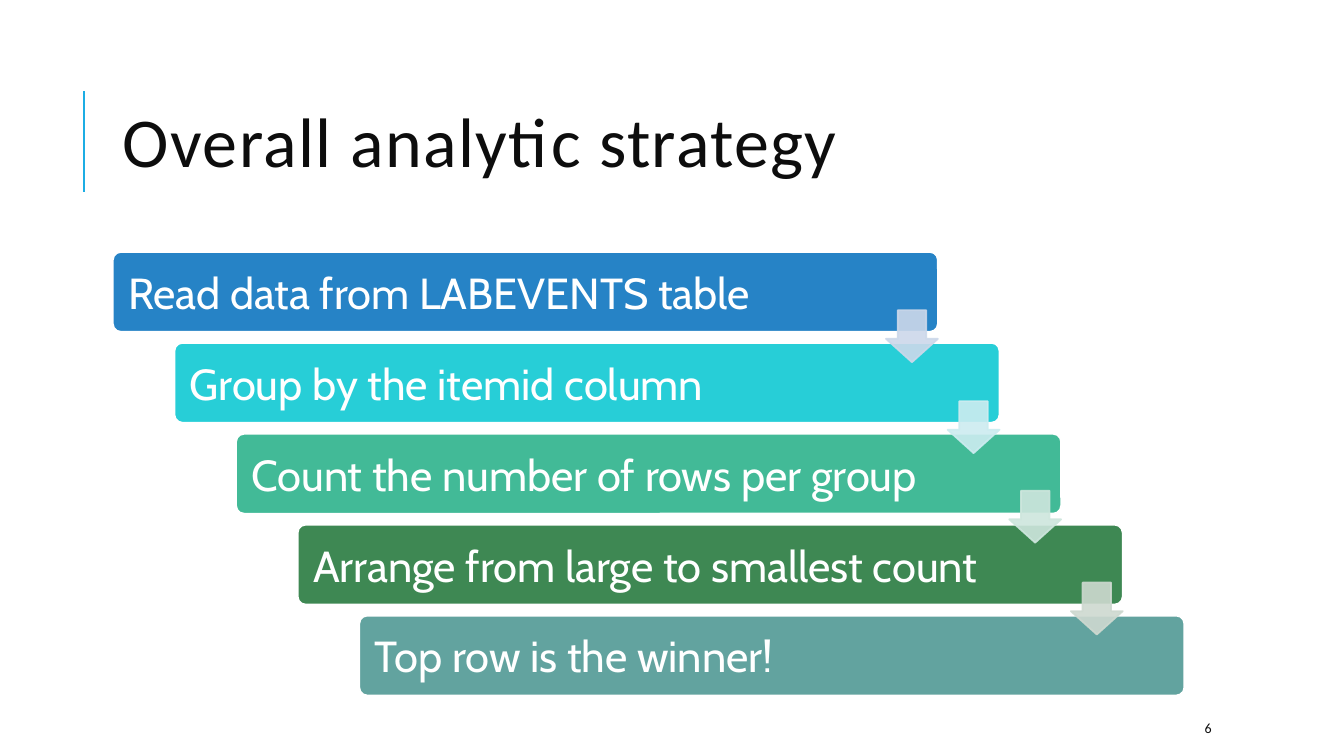
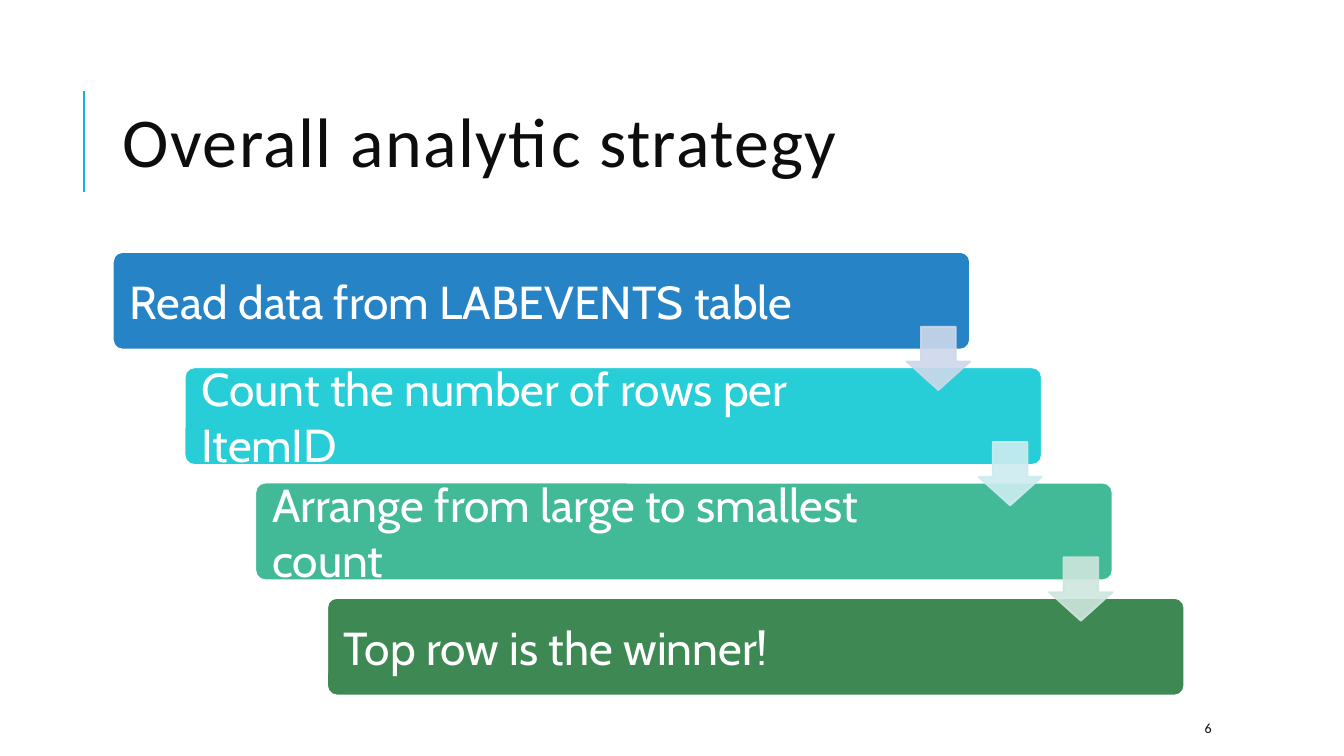
Before and after one commit to amromeo/api_r_int_db_24, a slide deck: slide 6 of presentations/03 - Joins.pptx. Drawn at 1344x756 pixels with LibreOffice and Linux fonts; fonts in the diff are those of the drawing. Boxes give left, top, right and bottom in pixels: in the first picture for what was removed or moved away, otherwise in the second. Text is boxed around its words. In the diff, an @@ line names an element or a change of style, - is before the commit and + after.

```diff
--- a/presentations/03 - Joins.pptx
+++ b/presentations/03 - Joins.pptx
@@ rounded rectangle: place and size @@
-rounded rectangle at [113, 252, 939, 332]
+rounded rectangle at [113, 252, 970, 350]
@@ down arrow: place and size @@
-down arrow at [886, 311, 938, 362]
+down arrow at [906, 327, 970, 390]
@@ rounded rectangle: place and size @@
-rounded rectangle at [174, 343, 1000, 422]
+rounded rectangle at [185, 367, 1042, 465]
@@ text removed at [190, 367, 703, 410] @@
-Group by the itemid column
@@ text at [201, 367, 787, 473]: text changed; size 31 to 33 pt @@
-Count the number of rows per group
+Count the number of rows per ItemID
@@ down arrow: place and size @@
-down arrow at [948, 401, 999, 453]
+down arrow at [979, 443, 1043, 506]
@@ rounded rectangle: place and size @@
-rounded rectangle at [236, 434, 1062, 513]
+rounded rectangle at [255, 483, 1112, 581]
@@ size 31 to 33 pt in 3 elements at [130, 284, 792, 320], [344, 630, 769, 676], [272, 483, 858, 588] @@
@@ text "Arrange from large to smallest ...": place and size @@
-text "Arrange from large to smallest ..." at [313, 549, 977, 592]
+text "Arrange from large to smallest ..." at [272, 483, 858, 588]
@@ down arrow: place and size @@
-down arrow at [1009, 491, 1061, 542]
+down arrow at [1050, 558, 1113, 621]
@@ rounded rectangle: place and size @@
-rounded rectangle at [297, 525, 1123, 605]
+rounded rectangle at [328, 598, 1185, 696]
@@ down arrow removed at [1071, 583, 1122, 634] @@
@@ text "Top row is the winner!": place and size @@
-text "Top row is the winner!" at [375, 639, 773, 683]
+text "Top row is the winner!" at [344, 630, 769, 676]
@@ rounded rectangle removed at [359, 616, 1185, 696] @@
```
Also in this commit, not shown: 12 other slides changed, 1 slide added, 1 slide removed.
